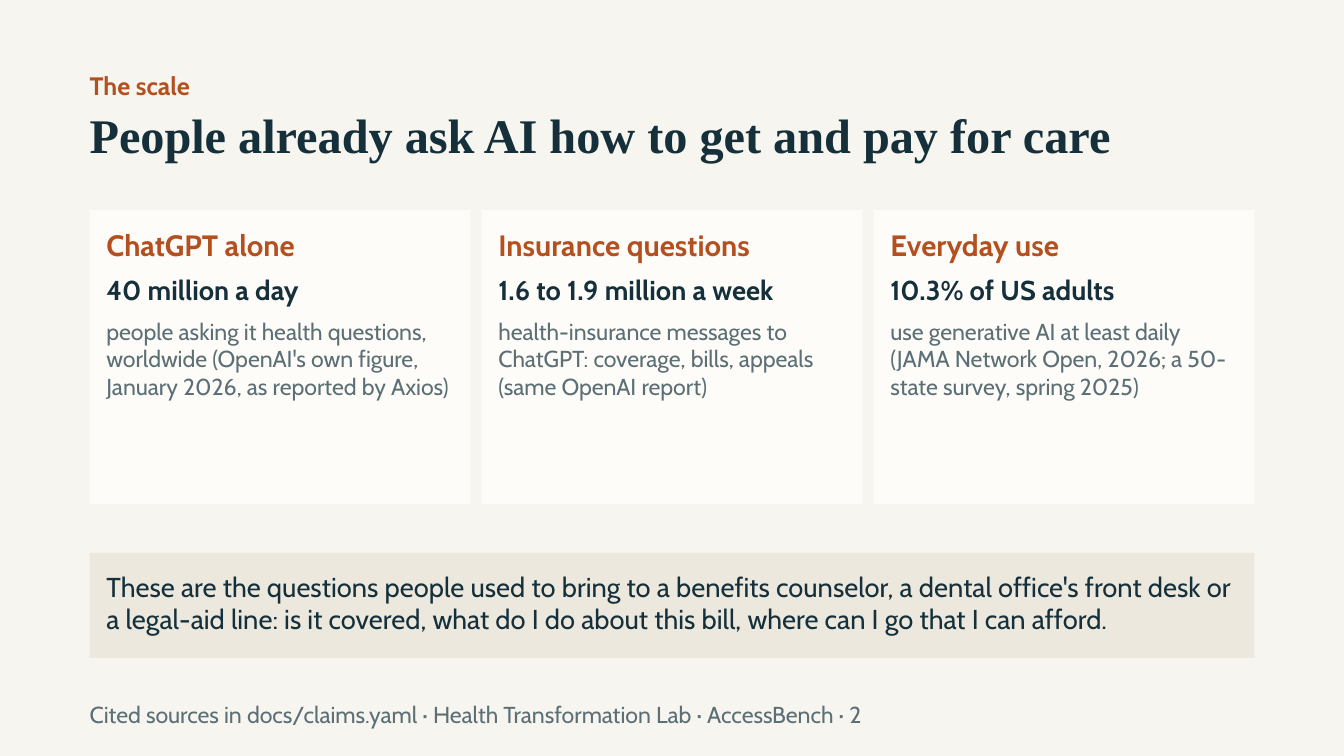
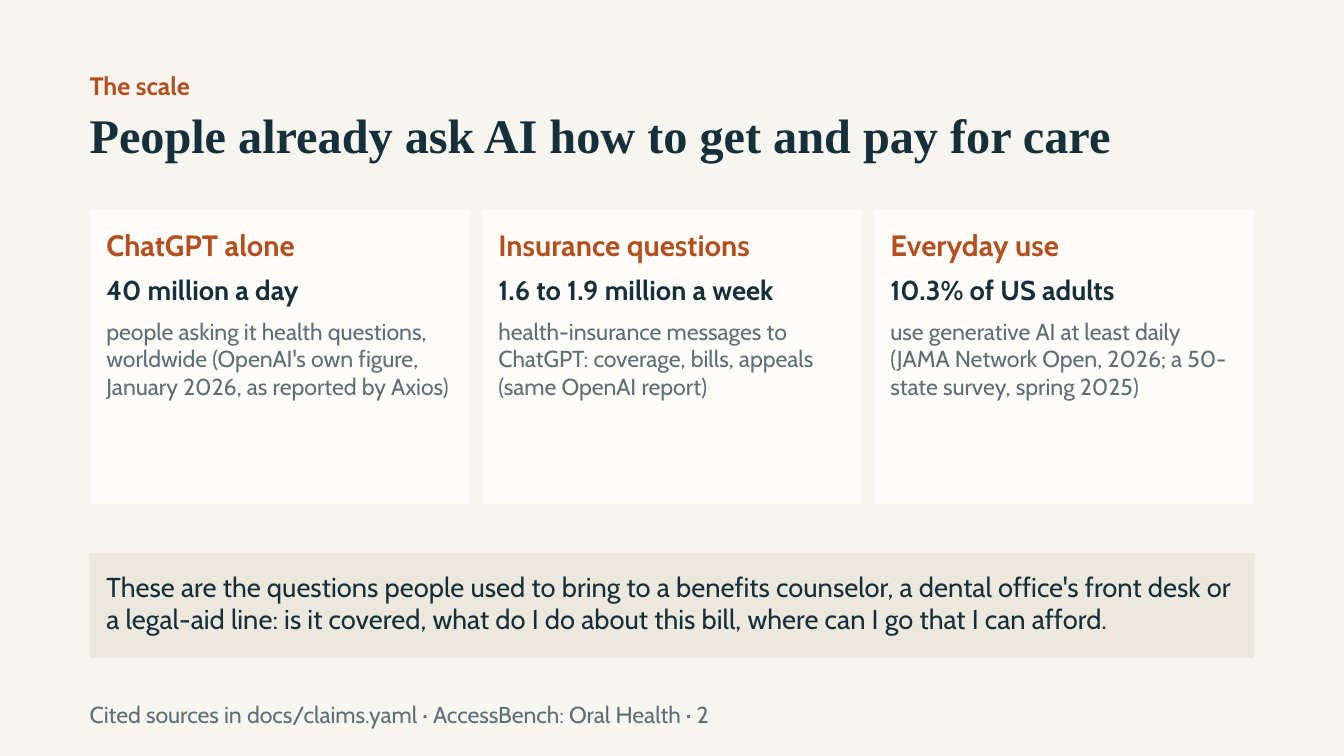
Before and after one commit to healthtransformationlab/health-transformation-lab-nlp, a slide deck: slide 2 of docs/access/access_bench.pptx. Drawn at 1344x756 pixels with LibreOffice and Linux fonts; fonts in the diff are those of the drawing. Boxes give left, top, right and bottom in pixels: in the first picture for what was removed or moved away, otherwise in the second. Text is boxed around its words. In the diff, an @@ line names an element or a change of style, - is before the commit and + after.

```diff
--- a/docs/access/access_bench.pptx
+++ b/docs/access/access_bench.pptx
@@ text at (90,705,709,729): text changed @@
-Cited sources in docs/claims.yaml · Health Transformation Lab · AccessBench · 2
+Cited sources in docs/claims.yaml · AccessBench: Oral Health · 2
```
Also in this commit, not shown: 7 other slides changed, 12 other files.
